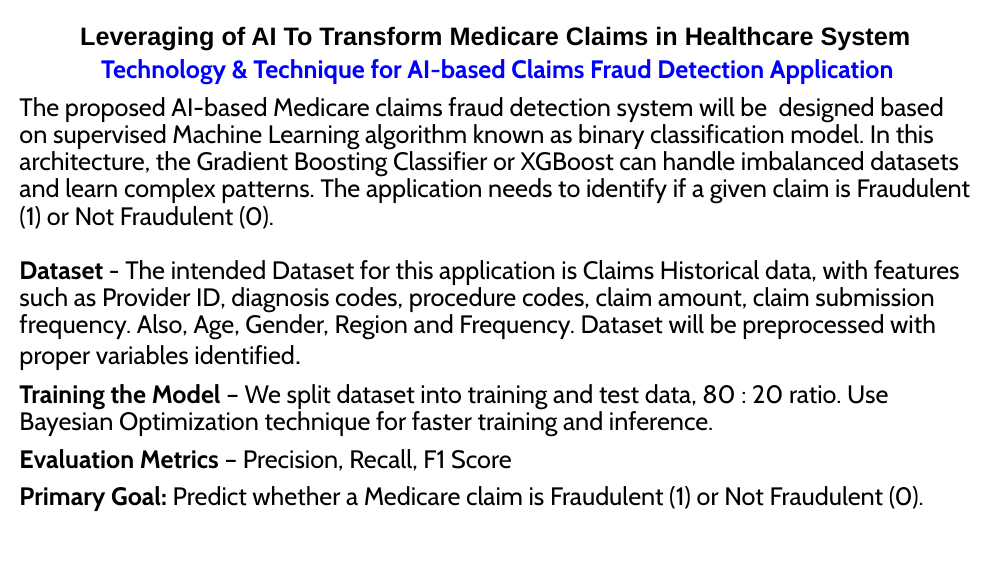
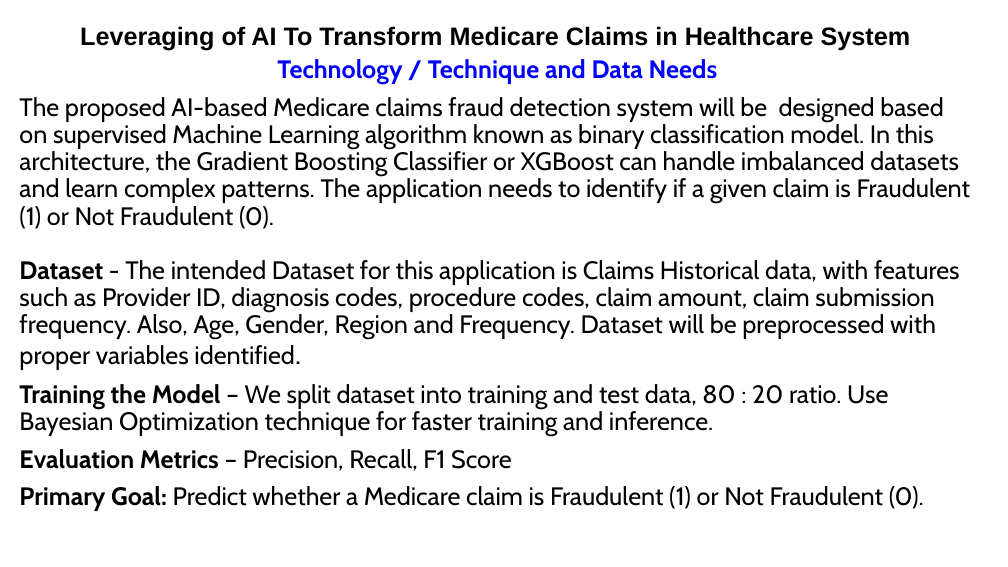
Before and after one commit to Francodo/Leveraging-of-AI-To-Transform-Medicare-Claim-Process-in-Healthcare, a slide deck: slide 8 of Leveraging AI Strategies and Business Applications.pptx. Drawn at 1008x567 pixels with LibreOffice and Linux fonts; fonts in the diff are those of the drawing. Boxes give left, top, right and bottom in pixels: in the first picture for what was removed or moved away, otherwise in the second. Text is boxed around its words. In the diff, an @@ line names an element or a change of style, - is before the commit and + after.

```diff
--- a/Leveraging AI Strategies and Business Applications.pptx
+++ b/Leveraging AI Strategies and Business Applications.pptx
@@ text at bbox=[277, 59, 717, 84]: text changed @@
-Technology & Technique for AI-based Claims Fraud Detection Application
+Technology / Technique and Data Needs
```
Also in this commit, not shown: 6 other slides changed.
